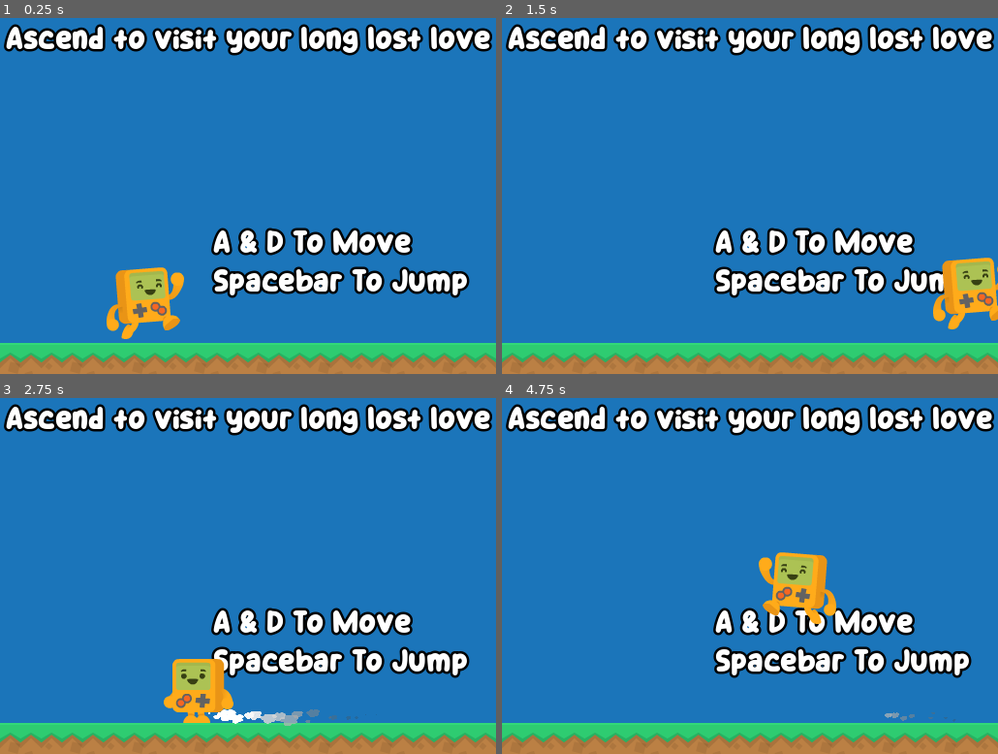
Above: before the commit, frames 1-4 (two rows, left to right).
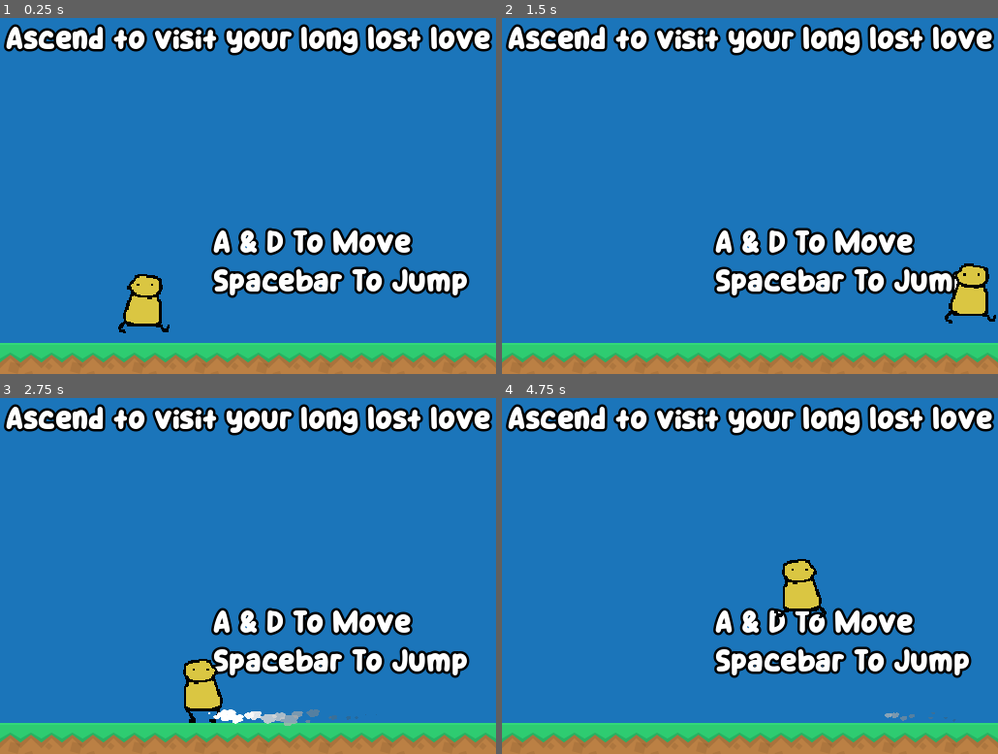
Above: after the commit, the same moments.

Repository: jerrutledge/Windmill-Eternal-Graveyard
Game: Godot game, scene res://Scenes/Levels/Space.tscn
The game is run twice, just before and just after one commit, with the same random seed, the same clock (stepped at 60 frames per second) and the same inputs.
Inputs:
- Up to frame 1 (0.25 s): no input
- Up to frame 2 (1.5 s): hold D (Right) from 0.53 s (still down); tap Space (Jump) at 0.77 s
- Up to frame 3 (2.75 s): tap Space (Jump) at 1.52 s; release D (Right) at 2.03 s; hold A (Left) from 2.03 s (still down)
- Up to frame 4 (4.75 s): release A (Left) at 2.78 s; hold D (Right) 2.78-4.28 s; tap Space (Jump) at 3.02, 3.77, 4.52 s; hold A (Left) from 4.28 s (still down)

The runs differ from the first frame. In frame 1, 2.2% of the frame differs, in the area x 21-38%, y 70-91%; in frame 2, 2.0%; in frame 3, 1.8%; in frame 4, 2.2%.

Commit message:
Updated spritesheet

Diff:
--- a/Scenes/Prefabs/player.tscn
+++ b/Scenes/Prefabs/player.tscn
@@ -1,30 +1,38 @@
-[gd_scene load_steps=13 format=3 uid="uid://w7m6tehvvy3g"]
+[gd_scene load_steps=15 format=3 uid="uid://w7m6tehvvy3g"]
 
 [ext_resource type="Script" uid="uid://ba2umthd5ts2v" path="res://Scripts/player.gd" id="1_qt7d6"]
-[ext_resource type="Texture2D" uid="uid://cbss87b7xk5lc" path="res://Assets/Spritesheet/platformerPack_character.png" id="2_q0cxm"]
+[ext_resource type="Texture2D" uid="uid://bq18ga7ai6bpl" path="res://Assets/Spritesheet/guy-no-arms-Sheet.png" id="2_v1l4e"]
 [ext_resource type="Texture2D" uid="uid://dxp77wq60c2rr" path="res://Assets/Textures/CloudTexture.png" id="3_8vxmb"]
 
-[sub_resource type="AtlasTexture" id="AtlasTexture_57bci"]
-atlas = ExtResource("2_q0cxm")
-region = Rect2(0, 0, 96, 96)
+[sub_resource type="AtlasTexture" id="AtlasTexture_0ctox"]
+atlas = ExtResource("2_v1l4e")
+region = Rect2(0, 320, 54, 64)
 
-[sub_resource type="AtlasTexture" id="AtlasTexture_y2um1"]
-atlas = ExtResource("2_q0cxm")
-region = Rect2(96, 0, 96, 96)
+[sub_resource type="AtlasTexture" id="AtlasTexture_cb7df"]
+atlas = ExtResource("2_v1l4e")
+region = Rect2(0, 256, 54, 64)
 
-[sub_resource type="AtlasTexture" id="AtlasTexture_cjvmv"]
-atlas = ExtResource("2_q0cxm")
-region = Rect2(192, 0, 96, 96)
+[sub_resource type="AtlasTexture" id="AtlasTexture_v34u6"]
+atlas = ExtResource("2_v1l4e")
+region = Rect2(0, 0, 54, 64)
 
-[sub_resource type="AtlasTexture" id="AtlasTexture_k3yh2"]
-atlas = ExtResource("2_q0cxm")
-region = Rect2(288, 0, 96, 96)
+[sub_resource type="AtlasTexture" id="AtlasTexture_ak25i"]
+atlas = ExtResource("2_v1l4e")
+region = Rect2(0, 64, 54, 64)
+
+[sub_resource type="AtlasTexture" id="AtlasTexture_fdt7q"]
+atlas = ExtResource("2_v1l4e")
+region = Rect2(0, 128, 54, 64)
+
+[sub_resource type="AtlasTexture" id="AtlasTexture_k7ict"]
+atlas = ExtResource("2_v1l4e")
+region = Rect2(0, 192, 54, 64)
 
 [sub_resource type="SpriteFrames" id="SpriteFrames_4nss6"]
 animations = [{
 "frames": [{
 "duration": 1.0,
-"texture": SubResource("AtlasTexture_57bci")
+"texture": SubResource("AtlasTexture_0ctox")
 }],
 "loop": true,
 "name": &"Idle",
@@ -32,7 +40,7 @@
 }, {
 "frames": [{
 "duration": 1.0,
-"texture": SubResource("AtlasTexture_y2um1")
+"texture": SubResource("AtlasTexture_cb7df")
 }],
 "loop": true,
 "name": &"Jump",
@@ -40,10 +48,16 @@
 }, {
 "frames": [{
 "duration": 1.0,
-"texture": SubResource("AtlasTexture_cjvmv")
+"texture": SubResource("AtlasTexture_v34u6")
 }, {
 "duration": 1.0,
-"texture": SubResource("AtlasTexture_k3yh2")
+"texture": SubResource("AtlasTexture_ak25i")
+}, {
+"duration": 1.0,
+"texture": SubResource("AtlasTexture_fdt7q")
+}, {
+"duration": 1.0,
+"texture": SubResource("AtlasTexture_k7ict")
 }],
 "loop": true,
 "name": &"Walk",
@@ -69,9 +83,11 @@
 script = ExtResource("1_qt7d6")
 
 [node name="AnimatedSprite2D" type="AnimatedSprite2D" parent="."]
-position = Vector2(0, -48)
+position = Vector2(1, -39)
+scale = Vector2(1.22222, 1.22222)
 sprite_frames = SubResource("SpriteFrames_4nss6")
-animation = &"Walk"
+animation = &"Idle"
+frame_progress = 0.411246
 
 [node name="CollisionShape2D" type="CollisionShape2D" parent="."]
 position = Vector2(2.08165e-12, -33)
Binary file added: Assets/Spritesheet/guy-no-arms-Sheet.png
Not shown, added: Assets/Spritesheet/guy-no-arms-Sheet.png.import
